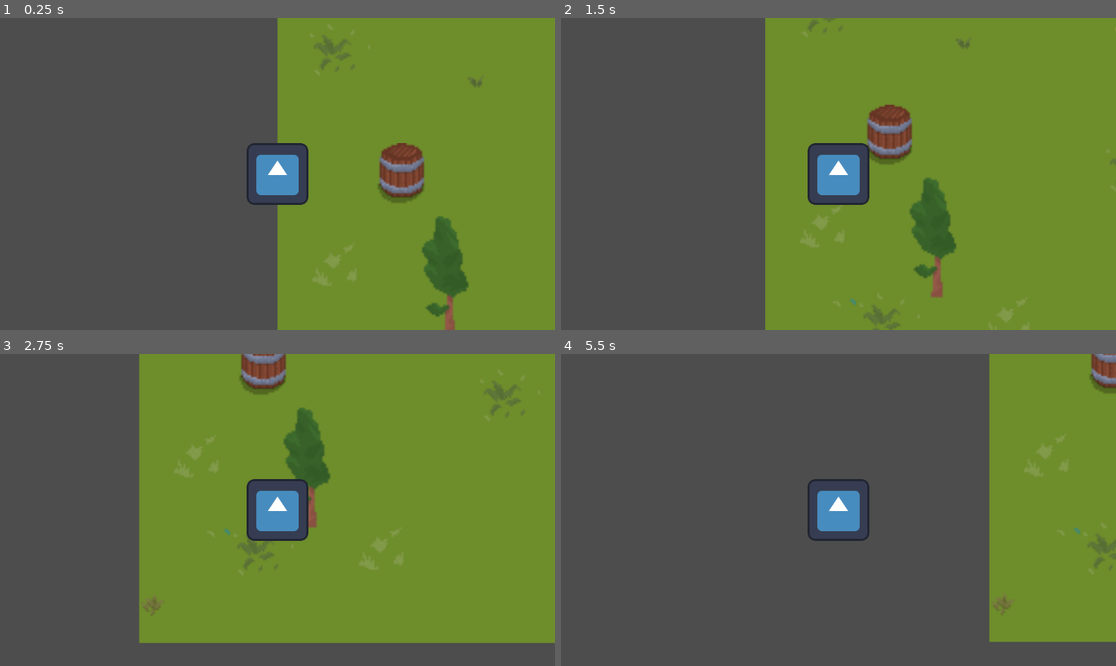
Above: before the commit, frames 1-4 (two rows, left to right).
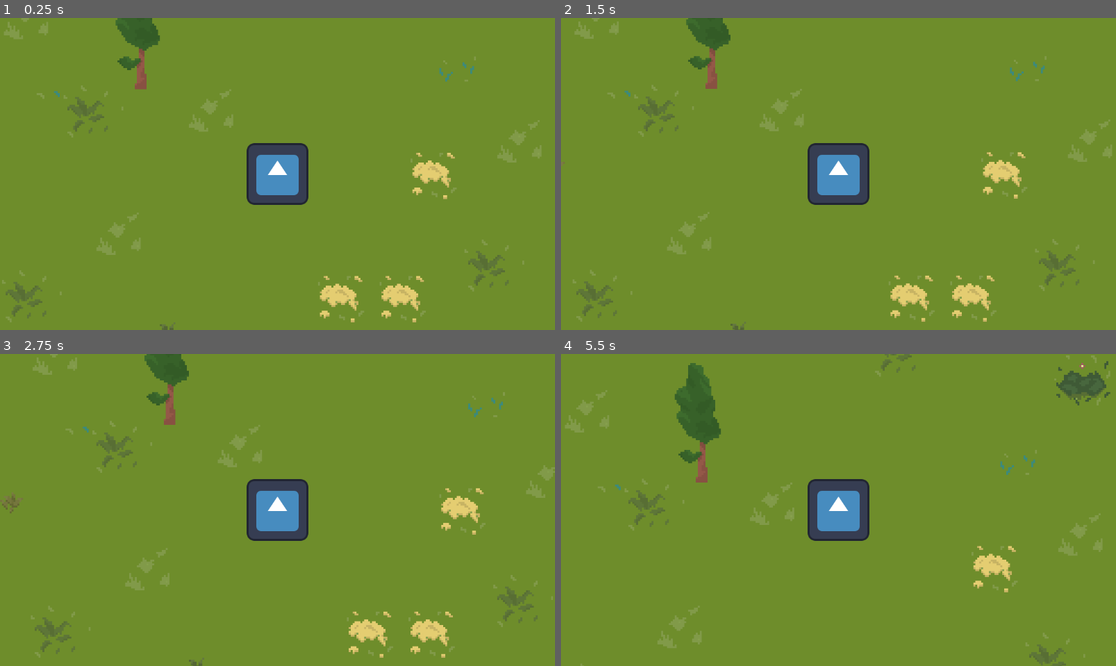
Above: after the commit, the same moments.

Repository: Justin217X/MonsterMash
Game: Godot game, scene res://scene/world.tscn
Two runs of this game, one before a commit and one after it. Both use one fixed random seed, a clock stepped at 60 frames per second and the inputs below. The engine's default icon, where the game draws it, is replaced by a stand-in: a white triangle on a blue panel in a dark square.
Inputs:
- Up to frame 1 (0.25 s): no input
- Up to frame 2 (1.5 s): tap Enter at 0.5 s; hold D (right) 0.53-1.28 s; hold S (down) from 1.28 s (still down)
- Up to frame 3 (2.75 s): release S (down) at 2.03 s; hold D (right) from 2.03 s (still down)
- Up to frame 4 (5.5 s): release D (right) at 2.78 s; hold W (up) 2.78-3.53 s; hold A (left) 3.53-5.03 s; hold S (down) from 5.03 s (still down)

The runs differ from the first frame. In frame 1, 54% of the frame differs, in the area x 0-98%, y 0-100%; in frame 2, 42%; in frame 3, 36%; in frame 4, 79%, in the area x 0-100%, y 0-100%.

Commit message:
Updated project setting
-texture pixel setting update
-infinite map (still in progress)

Diff:
--- a/project.godot
+++ b/project.godot
@@ -37,3 +37,7 @@
 "events": [Object(InputEventKey,"resource_local_to_scene":false,"resource_name":"","device":-1,"window_id":0,"alt_press …(192 unchanged characters)…
 ]
 }
+
+[rendering]
+
+textures/canvas_textures/default_texture_filter=0
--- a/scene/world.tscn
+++ b/scene/world.tscn
@@ -753,12 +753,17 @@
 
 [node name="layer_holder" type="Node2D" parent="."]
 
-[node name="TileMapLayer" type="TileMapLayer" parent="layer_holder"]
+[node name="ParallaxBackground" type="ParallaxBackground" parent="layer_holder"]
+
+[node name="ParallaxLayer" type="ParallaxLayer" parent="layer_holder/ParallaxBackground"]
+motion_mirroring = Vector2(320, 256)
+
+[node name="TileMapLayer" type="TileMapLayer" parent="layer_holder/ParallaxBackground/ParallaxLayer"]
 scale = Vector2(4, 4)
-tile_map_data = PackedByteArray("AAAEAPz/AAAAABwAAAAEAP3/AAA …(5056 unchanged characters)… BABsAAAATAPr/AAAWABsAAAAAAP//AAAAABsAAAAUAAcAAAAUABsAAAAUAAgAAAAUABwAAAA=")
+tile_map_data = PackedByteArray("AAAEAPz/AAAAABwAAAAEAP3/AAA …(5056 unchanged characters)… BABsAAAATAPr/AAAWABsAAAAAAP//AAAAABsAAAA=")
 tile_set = SubResource("TileSet_kiipo")
 
-[node name="TileMapLayer2" type="TileMapLayer" parent="layer_holder"]
+[node name="TileMapLayer2" type="TileMapLayer" parent="layer_holder/ParallaxBackground/ParallaxLayer"]
 scale = Vector2(4, 4)
 tile_map_data = PackedByteArray("AAADAAAAAAAAAA4AAAAEAP//AAABAA0AAAAEAAAAAAABAA4AAAADAP//AAAAAA0AAAAFAAMAAAAQABEAAAA=")
 tile_set = SubResource("TileSet_kiipo")
